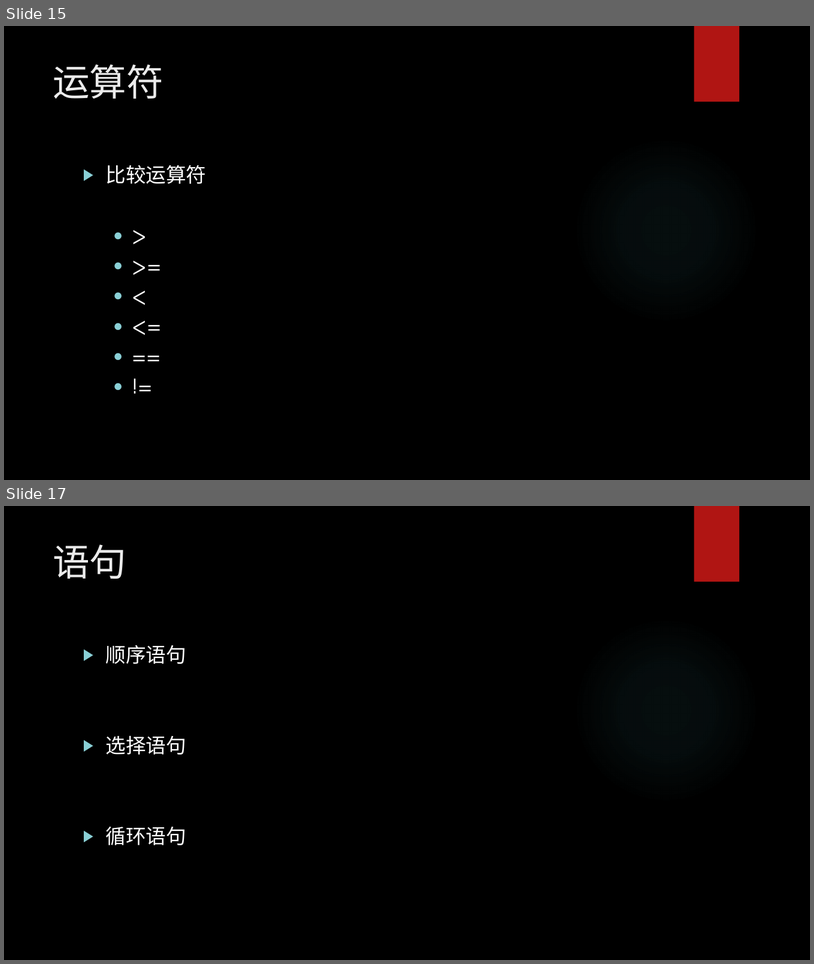
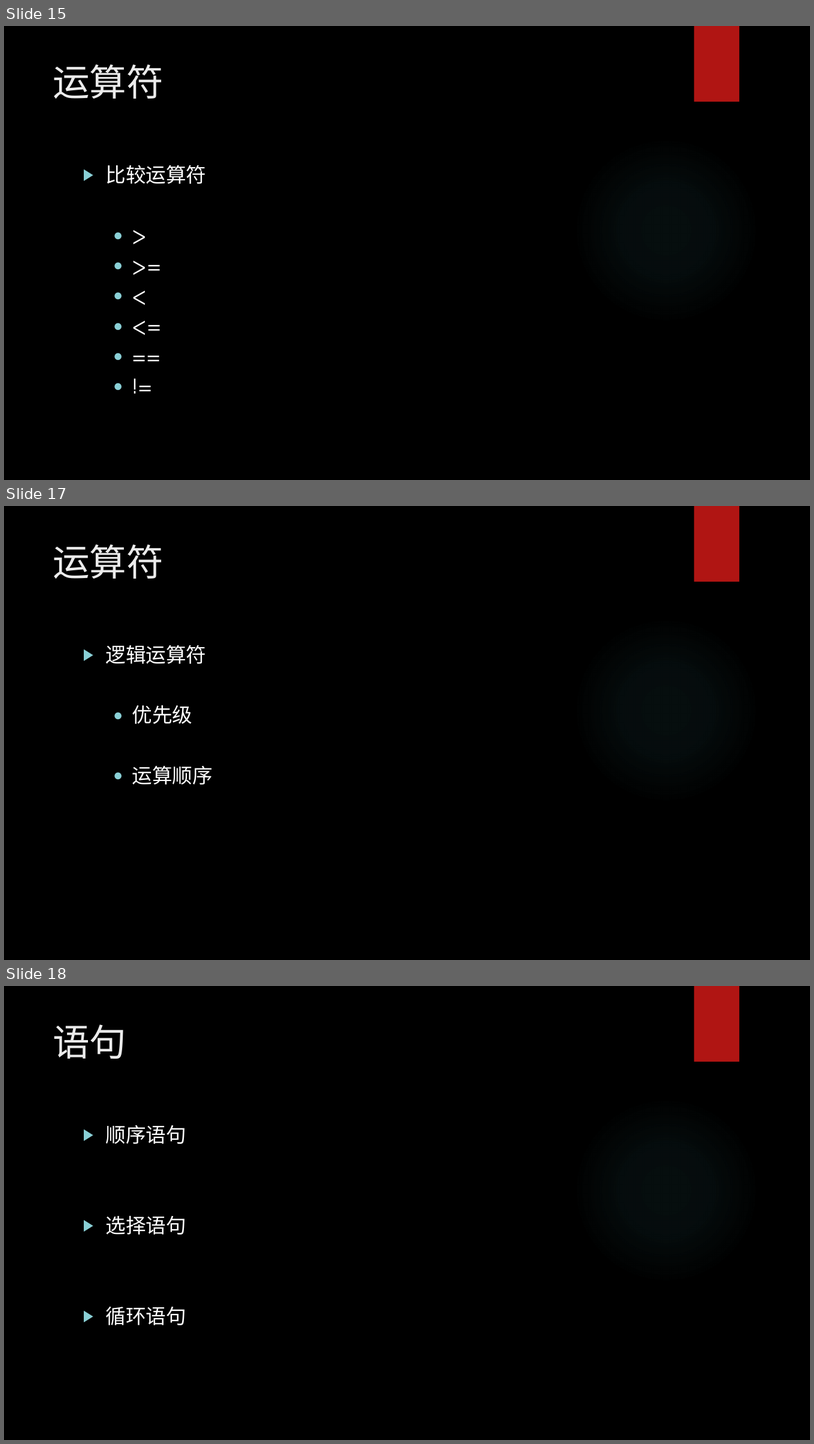
Before and after one commit to chunchill/WEB-Training, a slide deck: 03.JavaScript/JavaScript.pptx. Shown one above the other, each under a label of ours: slides 15 and 17 before the commit, slides 15, 17 and 18 after it; the slides between them are not shown. The pictures are 814x964 and 814x1444 pixels, drawn with LibreOffice and Linux fonts; fonts in the diff are those of the drawing; background and template pictures are left out. Boxes give left, top, right and bottom in pixels: in the first picture for what was removed or moved away, otherwise in the second. Text is boxed around its words. In the diff, an @@ line names an element or a change of style, - is before the commit and + after.

```diff
--- a/03.JavaScript/JavaScript.pptx
+++ b/03.JavaScript/JavaScript.pptx
@@ slide 17 added at (4,506,810,960), background picture (left out); not listed: 2 template elements that a slide beside it also shows @@
@@ title added at (53,544,164,579), 44 pt, text #EBEBEB @@
+运算符
@@ text added at (106,645,213,784), 24 pt, text #FFFFFF @@
+▶ 逻辑运算符
+  ● 优先级
+  ● 运算顺序
@@ what was slide 17 is now slide 18 @@
```
Also in this commit, not shown: 3 slides changed, 2 other slides added, 3 other files.
